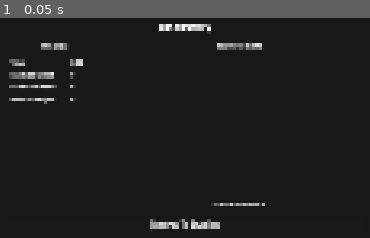
Above: before the commit, frame 1.
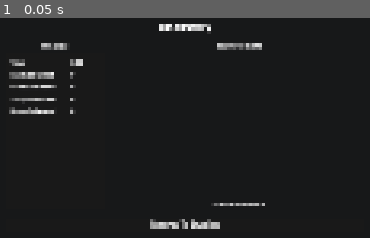
Above: after the commit, the same moment.

Repository: Syntinulls/Magnetide
Game: Godot game, scene res://_project/app/screens/salvage_results_popup.tscn
Two runs of this game, one before a commit and one after it. Both use one fixed random seed, a clock stepped at 60 frames per second and the inputs below. This scene is started directly instead of the project's main scene.
Inputs:
- Up to frame 1 (0.05 s): no input

The runs differ from the first frame. In frame 1, 0.4% of the frame differs, in the area x 2-21%, y 36-44%.

Commit message:
Implement scrap metal collection and UI updates for tracking

Diff:
--- a/_project/app/app_root.gd
+++ b/_project/app/app_root.gd
@@ -196,6 +196,8 @@
 
 
 func _on_run_finished(result: RunResult) -> void:
+	if _save_data and result and result.scrap_metal_collected > 0:
+		_save_data.add_scrap_metal(result.scrap_metal_collected)
 	_clear_run()
 	_show_salvage_process_screen(result)
 
--- a/_project/app/app_save_data.gd
+++ b/_project/app/app_save_data.gd
@@ -5,6 +5,7 @@
 
 @export var current_run_loadout: RunLoadout = null
 @export var storage_entries: Array[Dictionary] = []
+@export var total_scrap_metal: int = 0
 
 
 static func load_or_create(default_run_loadout: RunLoadout) -> AppSaveData:
@@ -20,6 +21,7 @@
 func setup(default_run_loadout: RunLoadout, reset: bool = false) -> void:
 	if reset:
 		storage_entries.clear()
+		total_scrap_metal = 0
 		current_run_loadout = null
 	if current_run_loadout == null and default_run_loadout != null:
 		current_run_loadout = default_run_loadout.duplicate(true) as RunLoadout
@@ -44,6 +46,8 @@
 
 func is_default(default_run_loadout: RunLoadout) -> bool:
 	if not storage_entries.is_empty():
+		return false
+	if total_scrap_metal != 0:
 		return false
 	if current_run_loadout == null:
 		return true
@@ -97,6 +101,13 @@
 	save_to_disk()
 
 
+func add_scrap_metal(amount: int) -> void:
+	if amount <= 0:
+		return
+	total_scrap_metal += amount
+	save_to_disk()
+
+
 func can_pay_costs(costs: Array[Resource]) -> bool:
 	for cost in costs:
 		if cost == null:
--- a/_project/app/screens/salvage_process_screen.gd
+++ b/_project/app/screens/salvage_process_screen.gd
@@ -58,6 +58,8 @@
 var _did_begin_processing: bool = false
 var _storage_pulse_tween: Tween = null
 var _item_feedback_tween: Tween = null
+var _component_rest_skip_requested: bool = false
+var _between_items_skip_requested: bool = false
 
 @onready var _progress_label: Label = $TopHUD/VBoxContainer/ProgressLabel
 @onready var _item_name_label: Label = $TopHUD/VBoxContainer/ItemNameLabel
@@ -74,6 +76,19 @@
 	_update_header_labels()
 	if _run_result != null:
 		call_deferred("_begin_processing")
+
+
+func _input(event: InputEvent) -> void:
+	if _state != ScreenState.COMPONENTS_RESTING and _state != ScreenState.BETWEEN_ITEMS:
+		return
+	if event is InputEventMouseButton:
+		var mouse_event := event as InputEventMouseButton
+		if mouse_event.button_index == MOUSE_BUTTON_LEFT and mouse_event.pressed:
+			if _state == ScreenState.COMPONENTS_RESTING:
+				_component_rest_skip_requested = true
+			elif _state == ScreenState.BETWEEN_ITEMS:
+				_between_items_skip_requested = true
+			get_viewport().set_input_as_handled()
 
 
 func set_run_result(result: RunResult) -> void:
@@ -207,20 +222,47 @@
 	var spawned_tokens := _spawn_component_tokens(_build_part_entries(item_data, item_count), source_center)
 	if spawned_tokens.is_empty():
 		_state = ScreenState.BETWEEN_ITEMS
-		await get_tree().create_timer(between_items_seconds).timeout
+		_between_items_skip_requested = false
+		_update_instruction_label()
+		await _wait_between_items_or_skip()
 		await _advance_to_next_item()
 		return
 
 	_state = ScreenState.COMPONENTS_RESTING
+	_component_rest_skip_requested = false
+	_update_instruction_label()
 	await _burst_tokens_to_rest_positions(spawned_tokens, source_center)
-	await get_tree().create_timer(component_rest_seconds).timeout
+	await _wait_for_component_rest_or_skip()
 
 	_state = ScreenState.COMPONENTS_FLYING
+	_update_instruction_label()
 	await _fly_tokens_to_storage(spawned_tokens, source_center)
 
 	_state = ScreenState.BETWEEN_ITEMS
-	await get_tree().create_timer(between_items_seconds).timeout
+	_between_items_skip_requested = false
+	_update_instruction_label()
+	await _wait_between_items_or_skip()
 	await _advance_to_next_item()
+
+
+func _wait_for_component_rest_or_skip() -> void:
+	var elapsed := 0.0
+	while elapsed < component_rest_seconds \
+		and not _component_rest_skip_requested \
+		and _state == ScreenState.COMPONENTS_RESTING:
+		await get_tree().process_frame
+		elapsed += get_process_delta_time()
+	_component_rest_skip_requested = false
+
+
+func _wait_between_items_or_skip() -> void:
+	var elapsed := 0.0
+	while elapsed < between_items_seconds \
+		and not _between_items_skip_requested \
+		and _state == ScreenState.BETWEEN_ITEMS:
+		await get_tree().process_frame
+		elapsed += get_process_delta_time()
+	_between_items_skip_requested = false
 
 
 func _burst_tokens_to_rest_positions(tokens: Array[SalvageComponentToken], source_center: Vector2) -> void:
@@ -381,6 +423,7 @@
 		"time_elapsed": _run_result.elapsed_seconds if _run_result != null else 0.0,
 		"enemies_killed": _run_result.enemies_killed if _run_result != null else 0,
 		"collected_items": _run_result.salvage_items_collected if _run_result != null else 0,
+		"scrap_collected": _run_result.scrap_metal_collected if _run_result != null else 0,
 		"items_salvaged": _salvage_item_total_count,
 	}
 
@@ -436,11 +479,11 @@
 			ScreenState.ITEM_POP:
 				_instruction_label.text = ""
 			ScreenState.COMPONENTS_RESTING:
-				_instruction_label.text = ""
+				_instruction_label.text = "Click to collect parts."
 			ScreenState.COMPONENTS_FLYING:
 				_instruction_label.text = ""
 			ScreenState.BETWEEN_ITEMS:
-				_instruction_label.text = ""
+				_instruction_label.text = "Click to continue."
 			ScreenState.RESULTS_POPUP:
 				_instruction_label.text = ""
 			_:
--- a/_project/app/screens/salvage_process_screen.tscn
+++ b/_project/app/screens/salvage_process_screen.tscn
@@ -1,7 +1,7 @@
 [gd_scene format=3 uid="uid://bg6n3xmpeudo1"]
 
 [ext_resource type="Script" uid="uid://b8kgxtf1uxydl" path="res://_project/app/screens/salvage_process_screen.gd" id="1_script"]
-[ext_resource type="Texture2D" uid="uid://ftaau21hygnp" path="res://icon.svg" id="3_storage_icon"]
+[ext_resource type="Texture2D" uid="uid://cb2kp4138chs5" path="res://_project/ui/sprites/ui_icon_crate.png" id="2_vsl4o"]
 
 [node name="SalvageProcessScreen" type="Control" unique_id=1895989213]
 layout_mode = 3
@@ -104,7 +104,7 @@
 anchor_bottom = 1.0
 grow_horizontal = 2
 grow_vertical = 2
-texture = ExtResource("3_storage_icon")
+texture = ExtResource("2_vsl4o")
 expand_mode = 1
 stretch_mode = 3
 
--- a/_project/app/screens/salvage_results_popup.gd
+++ b/_project/app/screens/salvage_results_popup.gd
@@ -19,6 +19,7 @@
 @onready var _time_value: Label = $CenterContainer/PanelContainer/MarginContainer/VBoxContainer/BodyColumns/StatsColumn/StatsPanel/MarginContainer/StatsVBox/TimeRow/Value
 @onready var _kills_value: Label = $CenterContainer/PanelContainer/MarginContainer/VBoxContainer/BodyColumns/StatsColumn/StatsPanel/MarginContainer/StatsVBox/KillsRow/Value
 @onready var _collected_value: Label = $CenterContainer/PanelContainer/MarginContainer/VBoxContainer/BodyColumns/StatsColumn/StatsPanel/MarginContainer/StatsVBox/CollectedRow/Value
+@onready var _scrap_collected_value: Label = $CenterContainer/PanelContainer/MarginContainer/VBoxContainer/BodyColumns/StatsColumn/StatsPanel/MarginContainer/StatsVBox/ScrapCollectedRow/Value
 @onready var _salvaged_value: Label = $CenterContainer/PanelContainer/MarginContainer/VBoxContainer/BodyColumns/StatsColumn/StatsPanel/MarginContainer/StatsVBox/SalvagedRow/Value
 @onready var _empty_label: Label = $CenterContainer/PanelContainer/MarginContainer/VBoxContainer/BodyColumns/ItemsColumn/EmptyLabel
 @onready var _list_container: VBoxContainer = $CenterContainer/PanelContainer/MarginContainer/VBoxContainer/BodyColumns/ItemsColumn/ScrollContainer/ListContainer
@@ -58,6 +59,7 @@
 	_time_value.text = _format_elapsed_time(float(_run_stats.get("time_elapsed", 0.0)))
 	_kills_value.text = str(int(_run_stats.get("enemies_killed", 0)))
 	_collected_value.text = str(int(_run_stats.get("collected_items", 0)))
+	_scrap_collected_value.text = str(int(_run_stats.get("scrap_collected", 0)))
 	_salvaged_value.text = str(int(_run_stats.get("items_salvaged", 0)))
 
 
--- a/_project/app/screens/salvage_results_popup.tscn
+++ b/_project/app/screens/salvage_results_popup.tscn
@@ -122,6 +122,19 @@
 layout_mode = 2
 text = "0"
 
+[node name="ScrapCollectedRow" type="HBoxContainer" parent="CenterContainer/PanelContainer/MarginContainer/VBoxContainer/BodyColumns/StatsColumn/StatsPanel/MarginContainer/StatsVBox"]
+layout_mode = 2
+theme_override_constants/separation = 12
+
+[node name="Label" type="Label" parent="CenterContainer/PanelContainer/MarginContainer/VBoxContainer/BodyColumns/StatsColumn/StatsPanel/MarginContainer/StatsVBox/ScrapCollectedRow"]
+custom_minimum_size = Vector2(180, 0)
+layout_mode = 2
+text = "Scrap Collected"
+
+[node name="Value" type="Label" parent="CenterContainer/PanelContainer/MarginContainer/VBoxContainer/BodyColumns/StatsColumn/StatsPanel/MarginContainer/StatsVBox/ScrapCollectedRow"]
+layout_mode = 2
+text = "0"
+
 [node name="SalvagedRow" type="HBoxContainer" parent="CenterContainer/PanelContainer/MarginContainer/VBoxContainer/BodyColumns/StatsColumn/StatsPanel/MarginContainer/StatsVBox" unique_id=1834579581]
 layout_mode = 2
 theme_override_constants/separation = 12
--- a/_project/app/screens/station_screen.gd
+++ b/_project/app/screens/station_screen.gd
@@ -54,6 +54,7 @@
 @onready var _stats_title_label: Label = $SharedBottomArea/StatsPanel/TitleLabel
 @onready var _stats_body_label: Label = $SharedBottomArea/StatsPanel/BodyLabel
 @onready var _storage_grid: GridContainer = $SharedBottomArea/StoragePanel/StorageScroll/StorageGrid
+@onready var _storage_scrap_count_label: Label = $SharedBottomArea/StoragePanel/ScrapCounter/ScrapCountLabel
 @onready var _storage_detail_panel: Control = $SharedBottomArea/StorageDetailPanel
 @onready var _storage_detail_icon: TextureRect = $SharedBottomArea/StorageDetailPanel/ItemIcon
 @onready var _storage_detail_name: Label = $SharedBottomArea/StorageDetailPanel/NameLabel
@@ -241,6 +242,16 @@
 	_stats_body_label.text = ""
 
 
+func _refresh_storage_scrap_counter() -> void:
+	if not _storage_scrap_count_label:
+		return
+	var scrap_count := 0
+	var save_data := _save_data as AppSaveData
+	if save_data:
+		scrap_count = save_data.total_scrap_metal
+	_storage_scrap_count_label.text = str(scrap_count)
+
+
 func _toggle_weapon_popup() -> void:
 	var should_show := not _weapon_popup.visible
 	_weapon_popup.visible = should_show
@@ -344,6 +355,7 @@
 	_populate_storage_slots(_get_storage_entries())
 	_refresh_current_weapon_stats()
 	_refresh_stats_panel()
+	_refresh_storage_scrap_counter()
 
 
 func _update_equipment_buttons() -> void:
--- a/_project/app/screens/station_screen.tscn
+++ b/_project/app/screens/station_screen.tscn
@@ -16,6 +16,7 @@
 [ext_resource type="Texture2D" uid="uid://ckv7pe6aescgu" path="res://_project/ui/sprites/ui_icon_ship.png" id="12_4e5bg"]
 [ext_resource type="Resource" uid="uid://c3i6j83w7ausi" path="res://_project/player/equipment/rifle/rifle.tres" id="12_rifle_data"]
 [ext_resource type="Texture2D" uid="uid://cvla5c34oom08" path="res://_project/ui/sprites/ui_icon_player.png" id="14_h7pqf"]
+[ext_resource type="Texture2D" uid="uid://bcsnxpib7wd3f" path="res://_project/ui/sprites/scrap_metal.png" id="16_pln3h"]
 
 [sub_resource type="Resource" id="Resource_station_weapon_rifle"]
 script = ExtResource("11_equipment_catalog_entry")
@@ -579,6 +580,32 @@
 offset_bottom = 62.0
 text = "Storage"
 
+[node name="ScrapCounter" type="HBoxContainer" parent="SharedBottomArea/StoragePanel" unique_id=2041746630]
+layout_mode = 0
+offset_left = 960.0
+offset_top = 18.0
+offset_right = 1168.0
+offset_bottom = 62.0
+theme_override_constants/separation = 8
+alignment = 2
+
+[node name="ScrapIcon" type="TextureRect" parent="SharedBottomArea/StoragePanel/ScrapCounter" unique_id=1771361072]
+custom_minimum_size = Vector2(40, 40)
+layout_mode = 2
+mouse_filter = 2
+texture = ExtResource("16_pln3h")
+expand_mode = 1
+stretch_mode = 5
+
+[node name="ScrapCountLabel" type="Label" parent="SharedBottomArea/StoragePanel/ScrapCounter" unique_id=217423451]
+layout_mode = 2
+theme_override_colors/font_color = Color(0.86, 0.86, 0.86, 1)
+theme_override_colors/font_outline_color = Color(0, 0, 0, 1)
+theme_override_constants/outline_size = 4
+theme_override_font_sizes/font_size = 40
+text = "0"
+vertical_alignment = 1
+
 [node name="StorageScroll" type="ScrollContainer" parent="SharedBottomArea/StoragePanel" unique_id=1721581439]
 layout_mode = 0
 offset_left = 24.0
--- a/_project/level/salvage/pile/rarities/common.tres
+++ b/_project/level/salvage/pile/rarities/common.tres
@@ -10,6 +10,7 @@
 [ext_resource type="Resource" uid="uid://kwbg58d0vfv0" path="res://_project/items/resources/mattress.tres" id="8_ak8rg"]
 [ext_resource type="Resource" uid="uid://ckmde17nv4mch" path="res://_project/items/resources/trashcan.tres" id="9_lfhtj"]
 [ext_resource type="Resource" uid="uid://bx4loo0ct74qp" path="res://_project/items/resources/tire.tres" id="10_j5re4"]
+[ext_resource type="Texture2D" uid="uid://diiivvom46s0k" path="res://_project/items/sprites/trash_small.png" id="11_22cg2"]
 
 [sub_resource type="Resource" id="Resource_fhog6"]
 script = ExtResource("5_c2yb7")
--- a/_project/player/player.gd
+++ b/_project/player/player.gd
@@ -19,7 +19,7 @@
 
 const BulletScene: PackedScene = preload("res://_project/player/bullet.tscn")
 const MagnetEffectTexture: Texture2D = preload("res://icon.svg")
-const ScrapMetalTexture: Texture2D = preload("res://_project/items/sprites/trash_small.png")
+const ScrapMetalTexture: Texture2D = preload("res://_project/ui/sprites/scrap_metal.png")
 
 var input_enabled: bool = true
 var facing_right: bool = false
--- a/_project/run/run_controller.gd
+++ b/_project/run/run_controller.gd
@@ -2,6 +2,7 @@
 class_name RunController
 
 signal run_finished(result: RunResult)
+signal scrap_metal_count_changed(count: int)
 
 const DEBUG_EXTRA_SALVAGE_ITEM_1: SalvageItemData = preload("res://_project/items/resources/tire.tres")
 const DEBUG_EXTRA_SALVAGE_ITEM_2: SalvageItemData = preload("res://_project/items/resources/air_conditioner.tres")
@@ -30,8 +31,13 @@
 var _magnet_minigame: MagnetMinigame = null
 var _elapsed_seconds: float = 0.0
 var _enemies_killed: int = 0
+var _scrap_metal_collected: int = 0
 var _end_reason: RunResult.EndReason = RunResult.EndReason.VOLUNTARY_DEPARTURE
 var _is_run_ending: bool = false
+
+var scrap_metal_collected: int:
+	get:
+		return _scrap_metal_collected
 
 
 func start_run(level_definition: LevelDefinition, level_node: Node) -> void:
@@ -39,6 +45,7 @@
 	_level = level_node
 	_elapsed_seconds = 0.0
 	_enemies_killed = 0
+	_scrap_metal_collected = 0
 	_end_reason = RunResult.EndReason.VOLUNTARY_DEPARTURE
 	_is_run_ending = false
 	call_deferred("_bind_runtime")
@@ -61,12 +68,15 @@
 
 	Magnetide.register_run_context(self, _level, _level, _game_ui, _ship, _player, _magnet)
 	_connect_runtime_signals()
+	_sync_game_ui_scrap_counter()
 	set_process(true)
 
 
 func _connect_runtime_signals() -> void:
 	if _player and not _player.destroyed.is_connected(_on_player_destroyed):
 		_player.destroyed.connect(_on_player_destroyed)
+	if _player and not _player.scrap_metal_collected.is_connected(record_scrap_metal_collected):
+		_player.scrap_metal_collected.connect(record_scrap_metal_collected)
 	if _ship and not _ship.destroyed.is_connected(_on_ship_destroyed):
 		_ship.destroyed.connect(_on_ship_destroyed)
 	if _enemy_spawner and not _enemy_spawner.enemy_killed.is_connected(_on_enemy_killed):
@@ -98,10 +108,10 @@
 	if reason == RunResult.EndReason.VOLUNTARY_DEPARTURE:
 		_set_level_speed(departure_start_speed)
 
-	var result := _build_result()
 	if reason == RunResult.EndReason.VOLUNTARY_DEPARTURE:
-		call_deferred("_finish_run_after_departure_cutscene", result, departure_start_speed)
+		call_deferred("_finish_run_after_departure_cutscene", departure_start_speed)
 	else:
+		var result := _build_result()
 		call_deferred("_finish_run", result)
 
 
@@ -142,6 +152,7 @@
 	result.elapsed_seconds = _elapsed_seconds
 	result.end_reason = _end_reason
 	result.enemies_killed = _enemies_killed
+	result.scrap_metal_collected = _scrap_metal_collected
 
 	if _ship:
 		result.salvage_items_collected = _ship.get_stored_item_count()
@@ -164,8 +175,9 @@
 	run_finished.emit(result)
 
 
-func _finish_run_after_departure_cutscene(result: RunResult, departure_start_speed: float) -> void:
+func _finish_run_after_departure_cutscene(departure_start_speed: float) -> void:
 	await _play_departure_cutscene(departure_start_speed)
+	var result := _build_result()
 	_finish_run(result)
 
 
@@ -349,6 +361,23 @@
 	_enemies_killed += 1
 
 
+func record_scrap_metal_collected(amount: int) -> void:
+	if amount <= 0:
+		return
+	_scrap_metal_collected += amount
+	scrap_metal_count_changed.emit(_scrap_metal_collected)
+	_sync_game_ui_scrap_counter()
+
+
+func _sync_game_ui_scrap_counter() -> void:
+	if not _game_ui:
+		return
+	if _game_ui.has_method("set_run_scrap_metal_count"):
+		_game_ui.call("set_run_scrap_metal_count", _scrap_metal_collected)
+	if _game_ui.has_method("bind_run_controller"):
+		_game_ui.call("bind_run_controller", self)
+
+
 func _on_departure_requested(_pylon: DeparturePylon) -> void:
 	if not can_accept_departure_request():
 		return
--- a/_project/run/run_result.gd
+++ b/_project/run/run_result.gd
@@ -11,6 +11,7 @@
 var level_display_name: String = ""
 var elapsed_seconds: float = 0.0
 var salvage_items_collected: int = 0
+var scrap_metal_collected: int = 0
 var enemies_killed: int = 0
 var end_reason: EndReason = EndReason.VOLUNTARY_DEPARTURE
 var stored_loot: Array[SalvageItemData] = []
--- a/_project/ui/game_ui.gd
+++ b/_project/ui/game_ui.gd
@@ -6,17 +6,26 @@
 @onready var _player_health_bar: TextureProgressBar = $PlayerStatus/HBoxContainer/PlayerBars/MarginContainer/PlayerHPBar
 @onready var _player_shield_container: Control = $PlayerStatus/HBoxContainer/PlayerBars/ShieldMarginContainer
 @onready var _player_shield_bar: TextureProgressBar = $PlayerStatus/HBoxContainer/PlayerBars/ShieldMarginContainer/PlayerShieldBar
+@onready var _scrap_count_label: Label = $PlayerStatus/HBoxContainer/PlayerBars/ScrapCounterMargin/ScrapCounter/ScrapCountLabel
 @onready var _ship_hull_rect: TextureRect = $TopRight_UI/VBoxContainer/ShipHealthUI/ShipHPHull
 @onready var _ship_magnet_rect: TextureRect = $TopRight_UI/VBoxContainer/ShipHealthUI/ShipHPMagnet
 @onready var _ship_hull_label: Label = $TopRight_UI/VBoxContainer/ShipHealthUI/ShipHullIntegrityLabel
 @onready var _ship_magnet_label: Label = $TopRight_UI/VBoxContainer/ShipHealthUI/ShipMagnetIntegrityLabel
 
+var _bound_run_controller: RunController = null
+
 
 func _ready() -> void:
+	if _scrap_count_label:
+		Magnetide.apply_digital_font(_scrap_count_label)
+	set_run_scrap_metal_count(0)
+	call_deferred("_bind_to_active_run_controller")
 	_update_health_ui()
 
 
 func _process(_delta: float) -> void:
+	_bind_to_active_run_controller()
+	_update_scrap_counter()
 	_update_health_ui()
 
 
@@ -74,6 +83,46 @@
 	_player_shield_bar.value = current_shield
 
 
+func _update_scrap_counter() -> void:
+	if not _scrap_count_label:
+		return
+	if _bound_run_controller and is_instance_valid(_bound_run_controller):
+		set_run_scrap_metal_count(_bound_run_controller.scrap_metal_collected)
+		return
+	var run := Magnetide.run as RunController
+	if run:
+		set_run_scrap_metal_count(run.scrap_metal_collected)
+		return
+	set_run_scrap_metal_count(0)
+
+
+func _bind_to_active_run_controller() -> void:
+	var run := Magnetide.run as RunController
+	if run == _bound_run_controller:
+		return
+	bind_run_controller(run)
+
+
+func bind_run_controller(run_controller: RunController) -> void:
+	var update_callable := Callable(self, "set_run_scrap_metal_count")
+	if _bound_run_controller and is_instance_valid(_bound_run_controller):
+		if _bound_run_controller.scrap_metal_count_changed.is_connected(update_callable):
+			_bound_run_controller.scrap_metal_count_changed.disconnect(update_callable)
+
+	_bound_run_controller = run_controller
+	if _bound_run_controller:
+		if not _bound_run_controller.scrap_metal_count_changed.is_connected(update_callable):
+			_bound_run_controller.scrap_metal_count_changed.connect(update_callable)
+		set_run_scrap_metal_count(_bound_run_controller.scrap_metal_collected)
+	else:
+		set_run_scrap_metal_count(0)
+
+
+func set_run_scrap_metal_count(scrap_count: int) -> void:
+	if _scrap_count_label:
+		_scrap_count_label.text = str(maxi(scrap_count, 0))
+
+
 func _update_integrity_display(source: Node, rect: TextureRect, label: Label) -> void:
 	if not rect or not label:
 		return
--- a/_project/ui/game_ui.tscn
+++ b/_project/ui/game_ui.tscn
@@ -23,6 +23,7 @@
 [ext_resource type="Shader" uid="uid://dc4veltos4jti" path="res://_project/ui/hotbar_gradient.gdshader" id="22_gradient"]
 [ext_resource type="Script" uid="uid://bsjye4vj3a1tp" path="res://_project/ui/countdown_timer.gd" id="23_timer"]
 [ext_resource type="Script" uid="uid://bfwl2ho2imvfr" path="res://_project/ui/game_ui.gd" id="24_game_ui"]
+[ext_resource type="Texture2D" uid="uid://bcsnxpib7wd3f" path="res://_project/ui/sprites/scrap_metal.png" id="24_pqqpn"]
 
 [sub_resource type="ShaderMaterial" id="ShaderMaterial_hotbar_gradient"]
 shader = ExtResource("22_gradient")
@@ -119,7 +120,7 @@
 theme_override_colors/font_color = Color(1, 1, 1, 1)
 theme_override_colors/font_outline_color = Color(0, 0, 0, 1)
 theme_override_constants/outline_size = 8
-theme_override_font_sizes/font_size = 22
+theme_override_font_sizes/font_size = 30
 text = "100%"
 horizontal_alignment = 1
 vertical_alignment = 1
@@ -313,22 +314,22 @@
 texture_progress = ExtResource("19_a5bm7")
 texture_progress_offset = Vector2(12, 0)
 
-[node name="ShieldMarginContainer" type="MarginContainer" parent="PlayerStatus/HBoxContainer/PlayerBars"]
+[node name="ShieldMarginContainer" type="MarginContainer" parent="PlayerStatus/HBoxContainer/PlayerBars" unique_id=435510790]
 visible = false
 layout_mode = 2
 theme_override_constants/margin_left = -32
 theme_override_constants/margin_top = -10
 
-[node name="PlayerShieldBar" type="TextureProgressBar" parent="PlayerStatus/HBoxContainer/PlayerBars/ShieldMarginContainer"]
+[node name="PlayerShieldBar" type="TextureProgressBar" parent="PlayerStatus/HBoxContainer/PlayerBars/ShieldMarginContainer" unique_id=1893354034]
 layout_mode = 2
 size_flags_horizontal = 0
 size_flags_vertical = 0
 value = 100.0
-tint_progress = Color(0.25, 0.62, 1, 1)
 texture_under = ExtResource("17_si552")
 texture_over = ExtResource("18_s0nsh")
 texture_progress = ExtResource("19_a5bm7")
 texture_progress_offset = Vector2(12, 0)
+tint_progress = Color(0.25, 0.62, 1, 1)
 
 [node name="ItemSlotContainer" type="HBoxContainer" parent="PlayerStatus/HBoxContainer/PlayerBars" unique_id=526615491]
 layout_mode = 2
@@ -660,3 +661,29 @@
 theme_override_font_sizes/font_size = 24
 horizontal_alignment = 1
 vertical_alignment = 1
+
+[node name="ScrapCounterMargin" type="MarginContainer" parent="PlayerStatus/HBoxContainer/PlayerBars" unique_id=846761521]
+layout_mode = 2
+theme_override_constants/margin_left = -105
+theme_override_constants/margin_top = -42
+
+[node name="ScrapCounter" type="HBoxContainer" parent="PlayerStatus/HBoxContainer/PlayerBars/ScrapCounterMargin" unique_id=364917313]
+layout_mode = 2
+theme_override_constants/separation = 6
+
+[node name="ScrapIcon" type="TextureRect" parent="PlayerStatus/HBoxContainer/PlayerBars/ScrapCounterMargin/ScrapCounter" unique_id=136974712]
+custom_minimum_size = Vector2(40, 32)
+layout_mode = 2
+mouse_filter = 2
+texture = ExtResource("24_pqqpn")
+expand_mode = 1
+stretch_mode = 5
+
+[node name="ScrapCountLabel" type="Label" parent="PlayerStatus/HBoxContainer/PlayerBars/ScrapCounterMargin/ScrapCounter" unique_id=1395657352]
+layout_mode = 2
+theme_override_colors/font_color = Color(0.86, 0.86, 0.86, 1)
+theme_override_colors/font_outline_color = Color(0, 0, 0, 1)
+theme_override_constants/outline_size = 4
+theme_override_font_sizes/font_size = 30
+text = "0"
+vertical_alignment = 1
Binary file added: _project/ui/sprites/scrap_metal.png
Not shown, added: _project/ui/sprites/scrap_metal.png.import
Binary file added: _project/ui/sprites/ui_icon_crate.png
Not shown, added: _project/ui/sprites/ui_icon_crate.png.import
